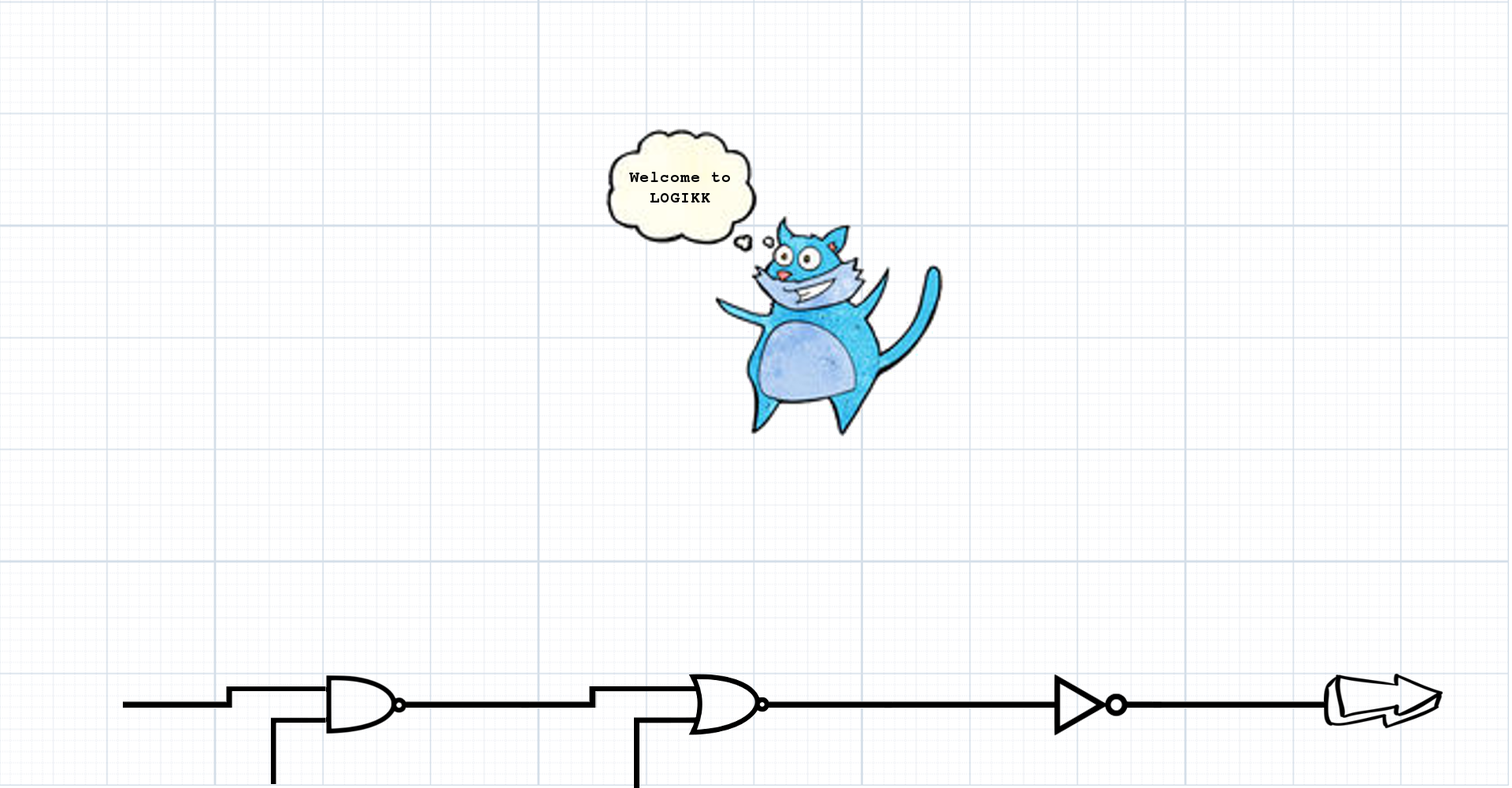
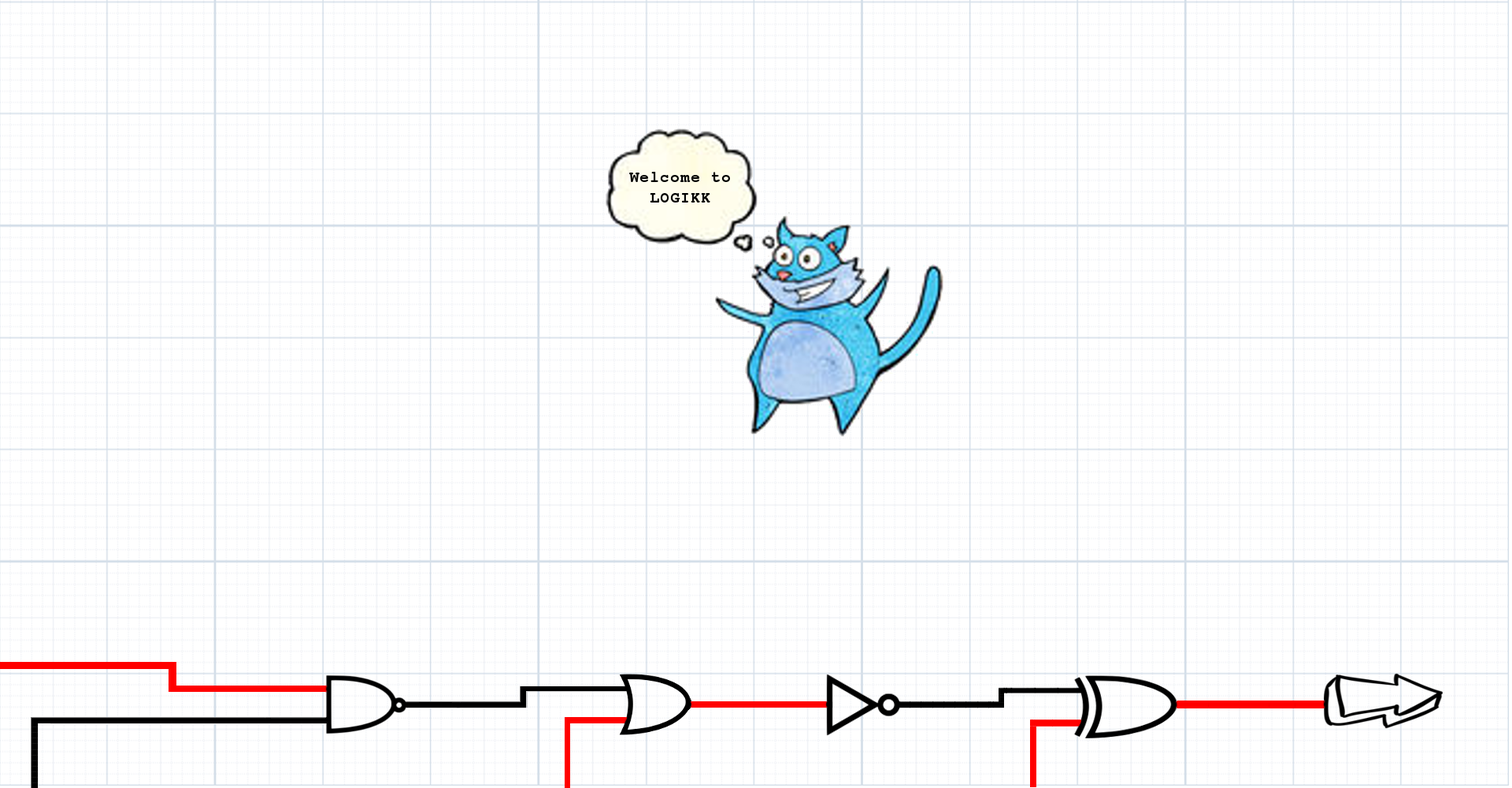
Revision of a layered w=1512, h=788 image; what changed, layer by layer:
renamed "BOTTOM LINE copy" to "BOTTOM LINE copy #1", painted on it over [0, 661, 1326, 788]
